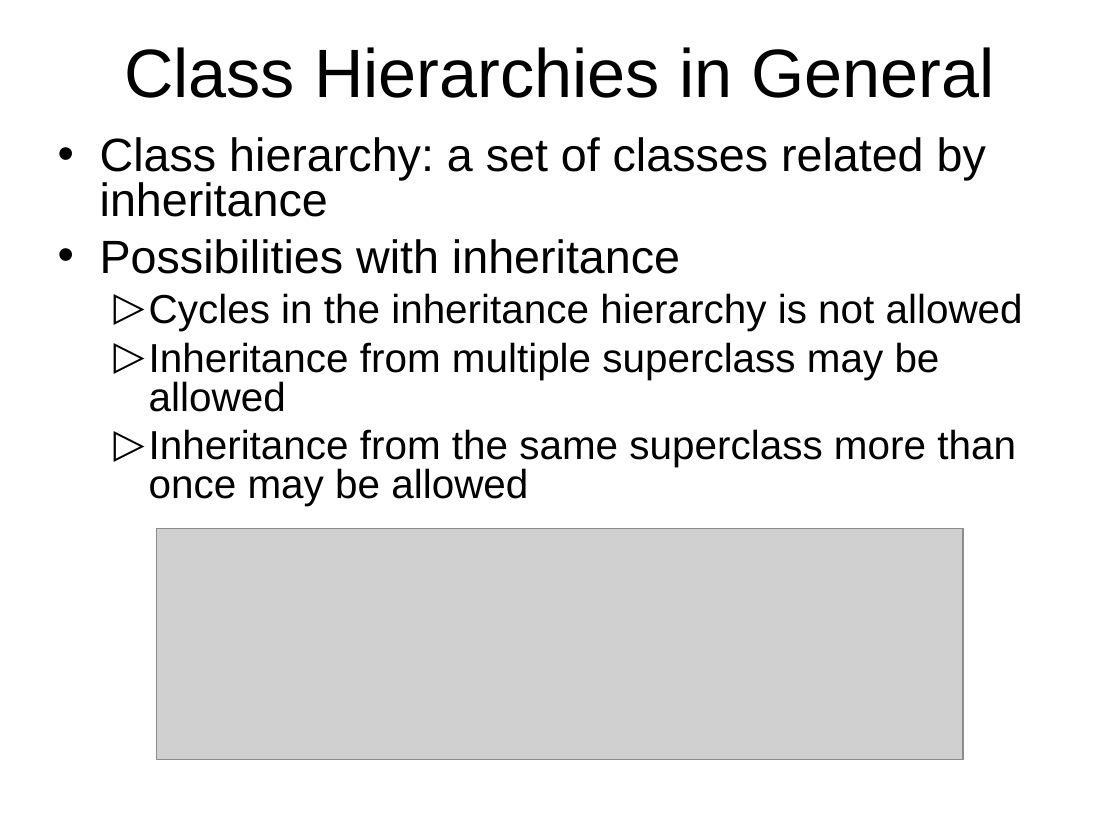
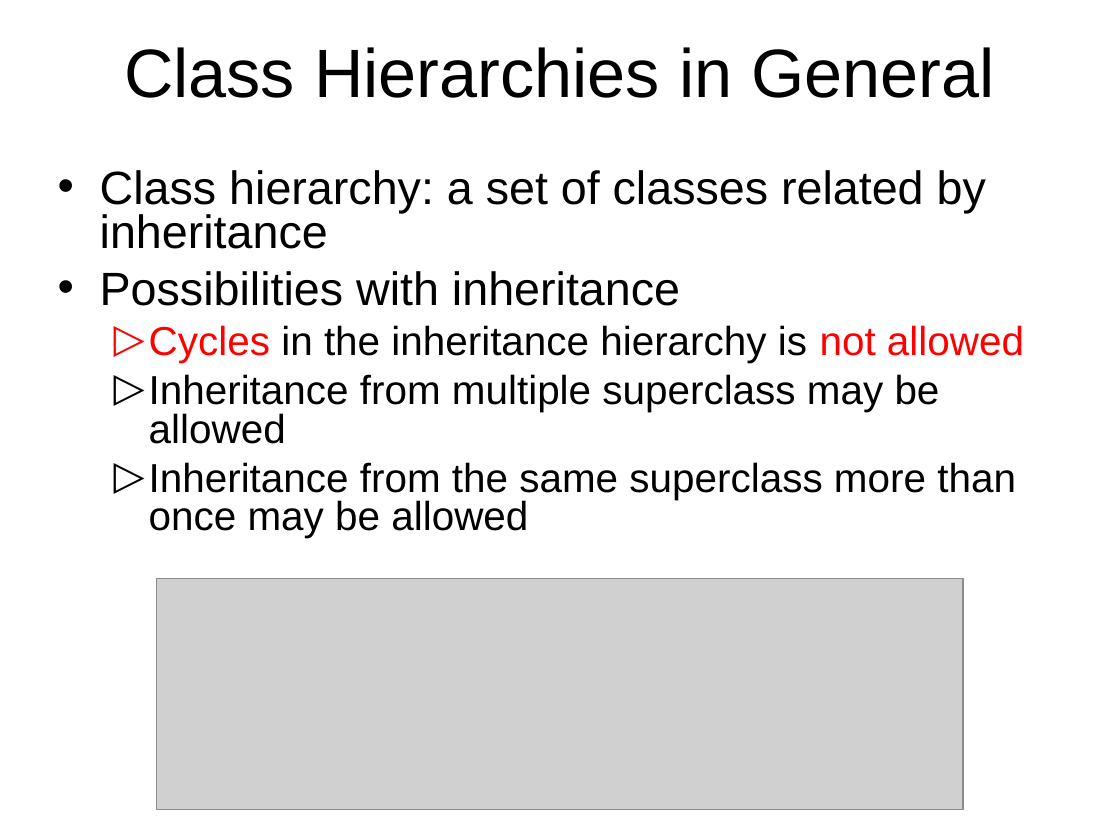
Before and after one commit to octaviordz/zjnu2017.github.io, a slide deck: slide 23 of OOP/lectures/040--Inheritance.and.Interfaces.ppt (slide 30 before the commit). Drawn at 1120x840 pixels with LibreOffice and Linux fonts; fonts in the diff are those of the drawing; grey boxes stand for pictures. Boxes give left, top, right and bottom in pixels: in the first picture for what was removed or moved away, otherwise in the second. Text is boxed around its words. In the diff, an @@ line names an element or a change of style, - is before the commit and + after.

```diff
--- a/OOP/lectures/040--Inheritance.and.Interfaces.ppt
+++ b/OOP/lectures/040--Inheritance.and.Interfaces.ppt
@@ text "Class hierarchy: a set of ...": place and size @@
-text "Class hierarchy: a set of ..." at [100, 137, 1023, 506]
+text "Class hierarchy: a set of ..." at [100, 170, 1024, 538]
@@ text at [149, 325, 1024, 363]: text colour #000000 to #FF0000 in "Cycles not allowed"; bullet colour #000000 to #FF0000 @@
@@ picture: place and size @@
-picture at [157, 529, 963, 759]
+picture at [157, 579, 963, 810]
```
Also in this commit, not shown: 31 other slides changed, 6 slides added, 8 slides removed, 1 other file.
